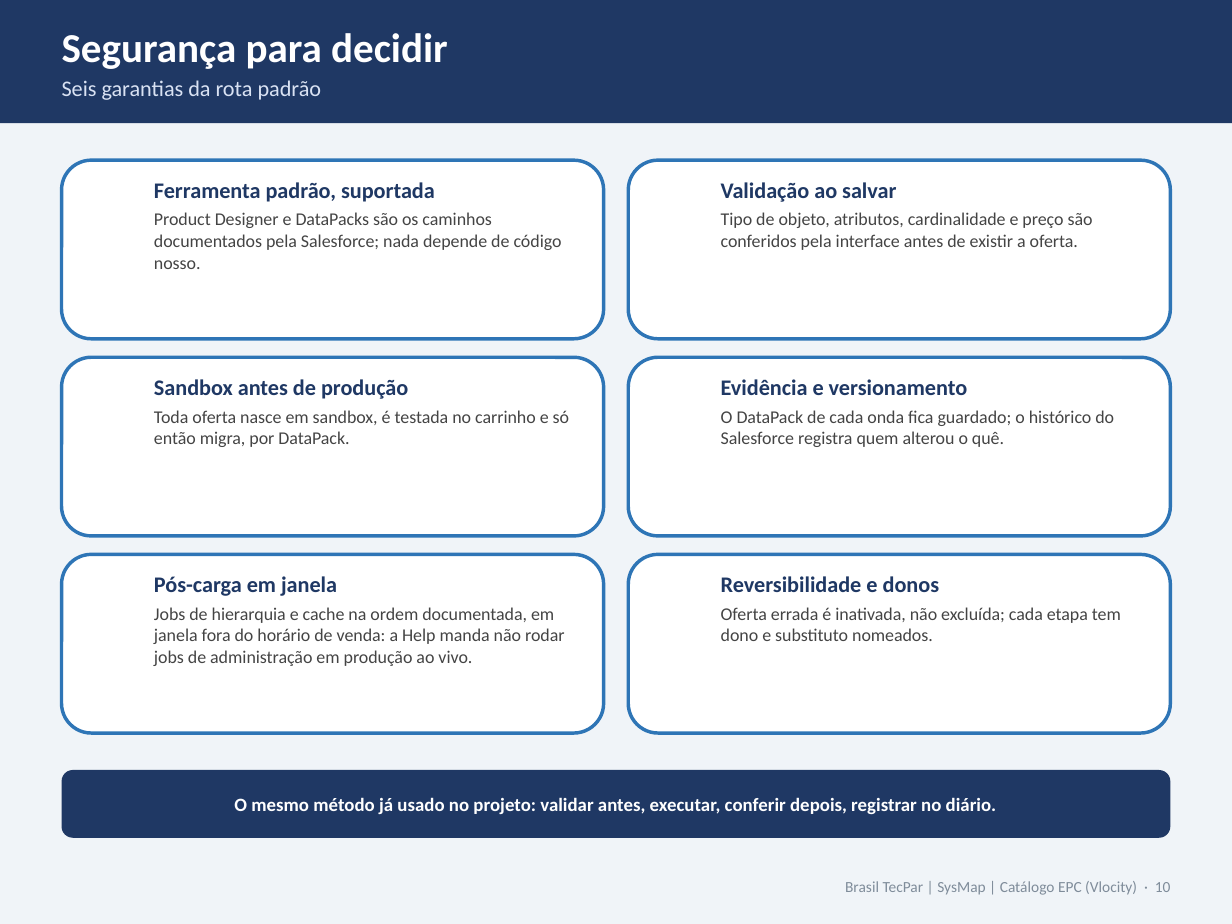
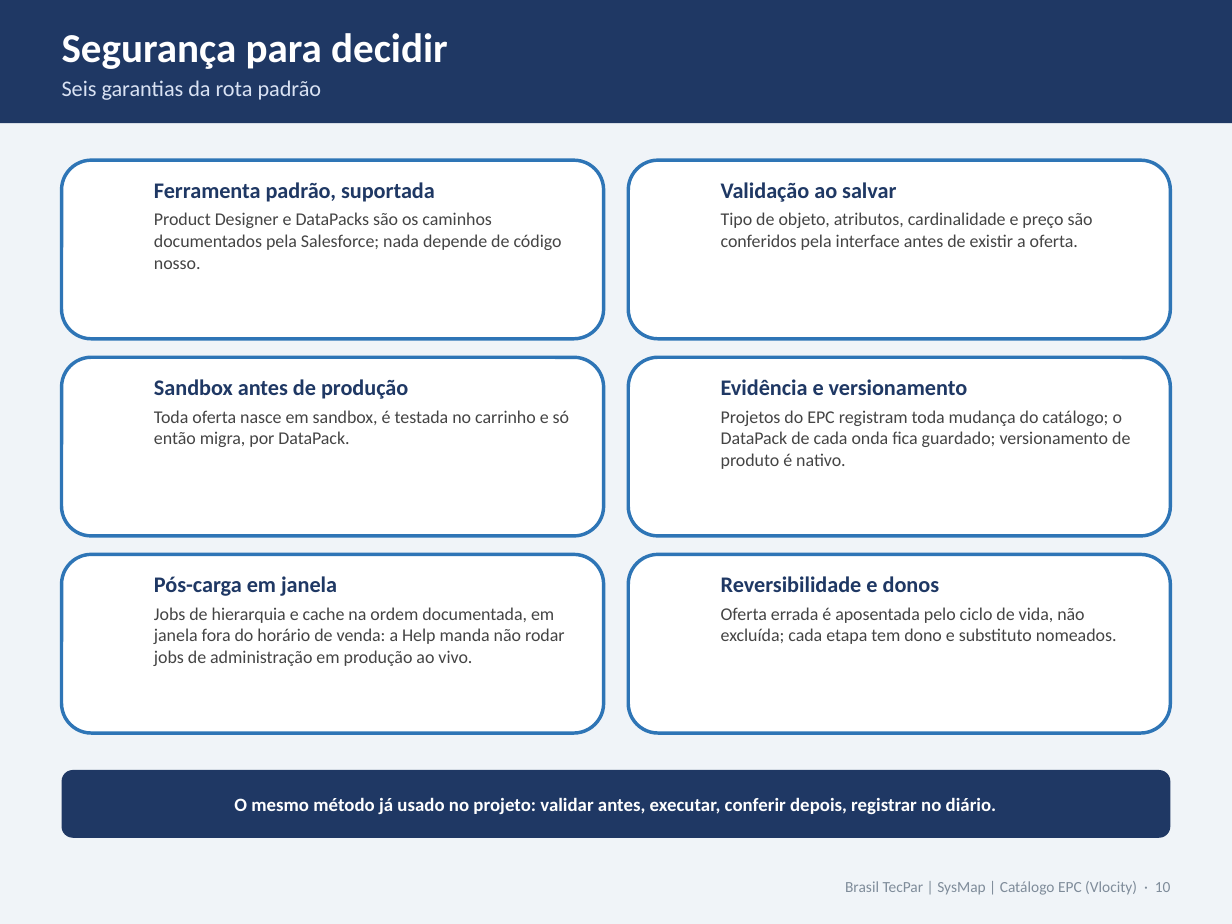
Before and after one commit to Dbelt337/diario-implantacao, a slide deck: slide 10 of docs/deck-catalogo/Catalogo_Carga_e_Manutencao_v2_Rota_Padrao.pptx. Drawn at 1232x924 pixels with LibreOffice and Linux fonts; fonts in the diff are those of the drawing. Boxes give left, top, right and bottom in pixels: in the first picture for what was removed or moved away, otherwise in the second. Text is boxed around its words. In the diff, an @@ line names an element or a change of style, - is before the commit and + after.

```diff
--- a/docs/deck-catalogo/Catalogo_Carga_e_Manutencao_v2_Rota_Padrao.pptx
+++ b/docs/deck-catalogo/Catalogo_Carga_e_Manutencao_v2_Rota_Padrao.pptx
@@ text at (721,410,1130,469): text changed @@
-O DataPack de cada onda fica guardado; o histórico do Salesforce registra quem alterou o quê.
+Projetos do EPC registram toda mudança do catálogo; o DataPack de cada onda fica guardado; versionamento de produto é nativo.
@@ text at (721,607,1117,644): text changed @@
-Oferta errada é inativada, não excluída; cada etapa tem dono e substituto nomeados.
+Oferta errada é aposentada pelo ciclo de vida, não excluída; cada etapa tem dono e substituto nomeados.
```
Also in this commit, not shown: 2 other slides changed, 2 other files.
